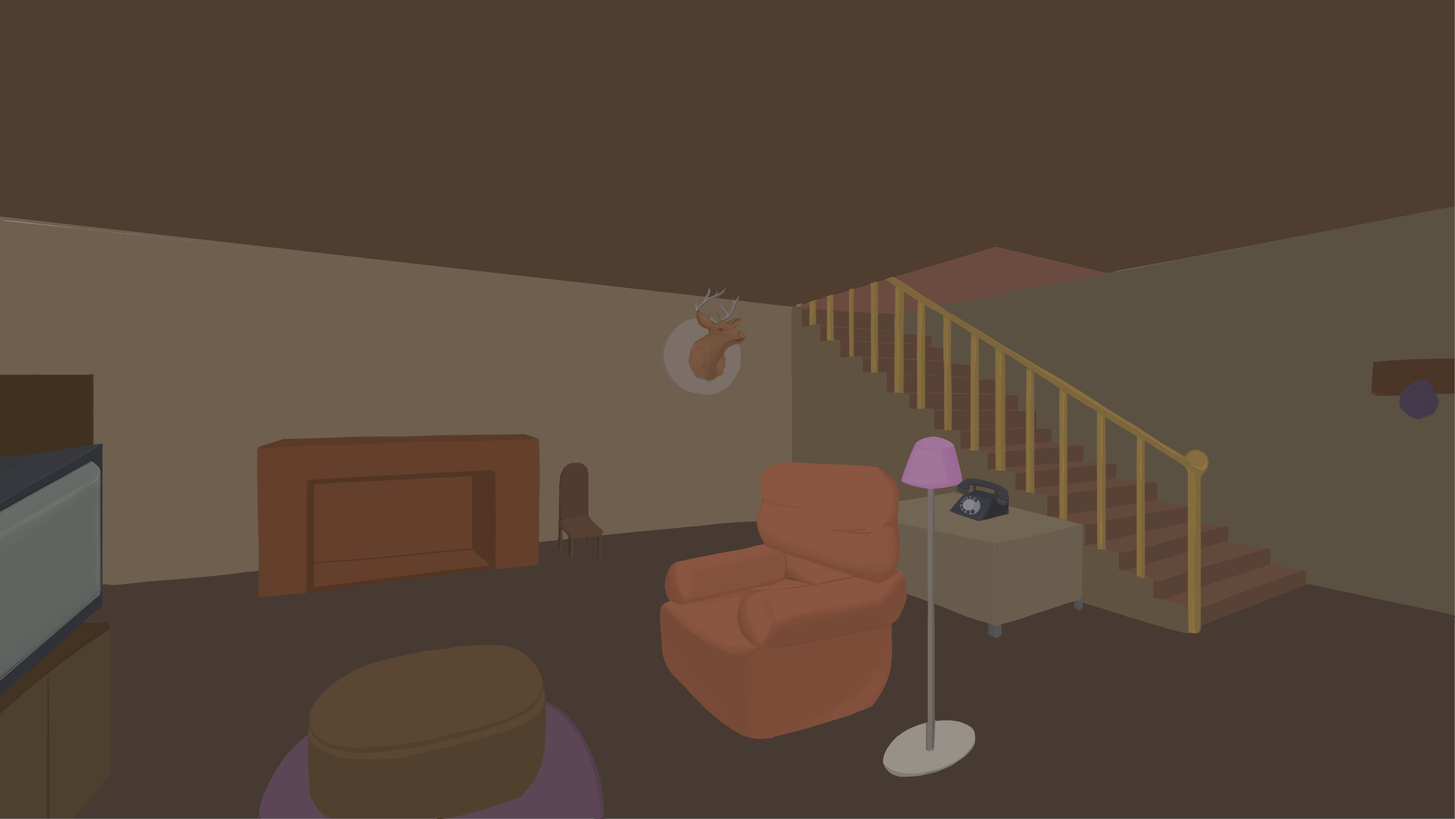
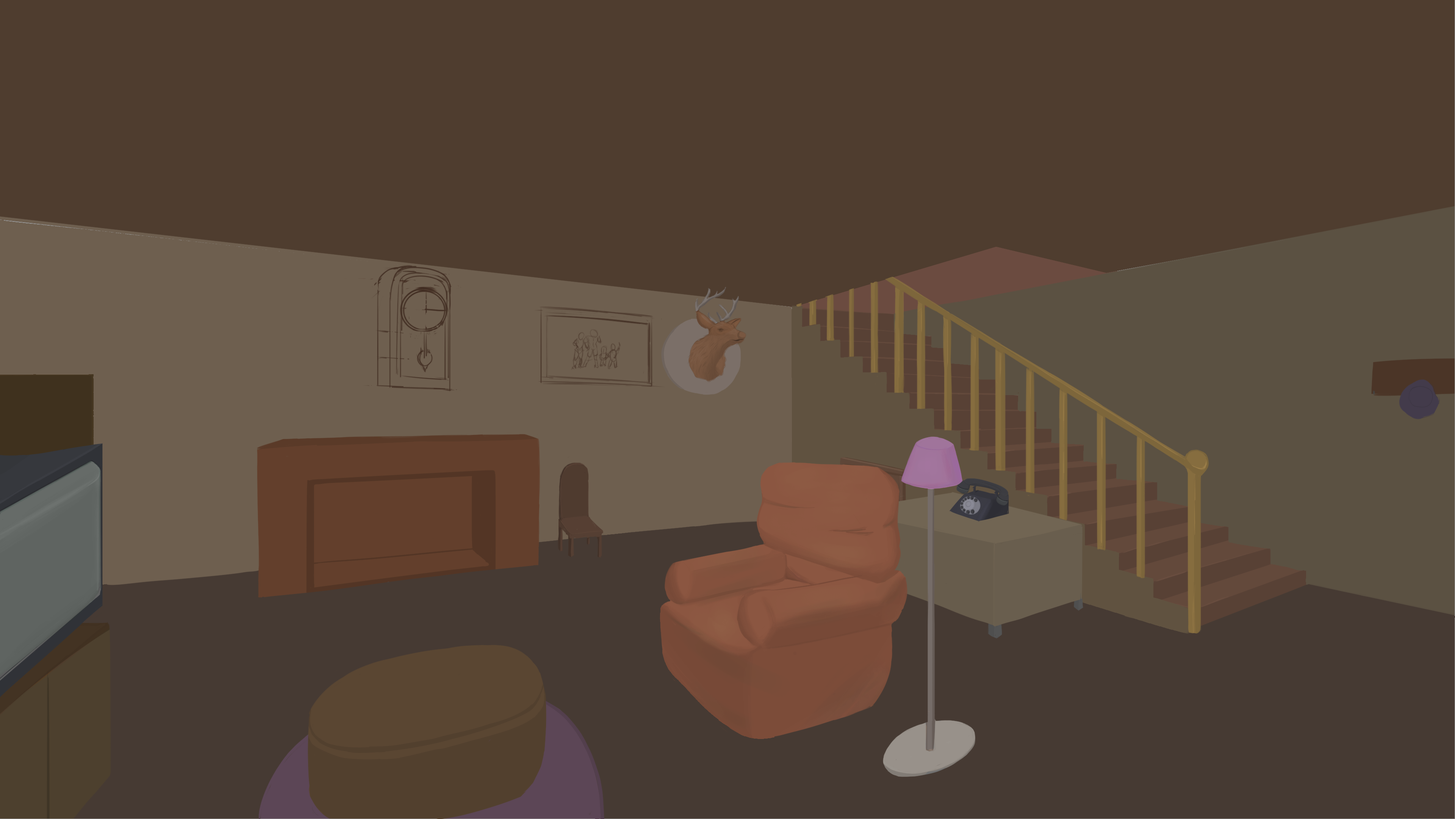
Layer changes from the first 1455 × 819 image to the second:
removed layer "Group 37" from group "Group 40" over [667, 444, 963, 728]
removed layer "Group 36" from group "Group 40" over [667, 461, 909, 728]
added layer "Layer 117" in group "Group 40" over [667, 444, 963, 728]
added layer "Layer 119" in group "Group 40" over [667, 461, 909, 728]
added layer "Layer 113" in group "Group 40" over [883, 518, 896, 530]
added layer "Layer 111" in group "Group 40" over [836, 457, 915, 555]
added layer "Layer 116" in group "Group 40" over [534, 306, 665, 387]
added layer "Layer 115" in group "Group 40" over [346, 264, 462, 392]
